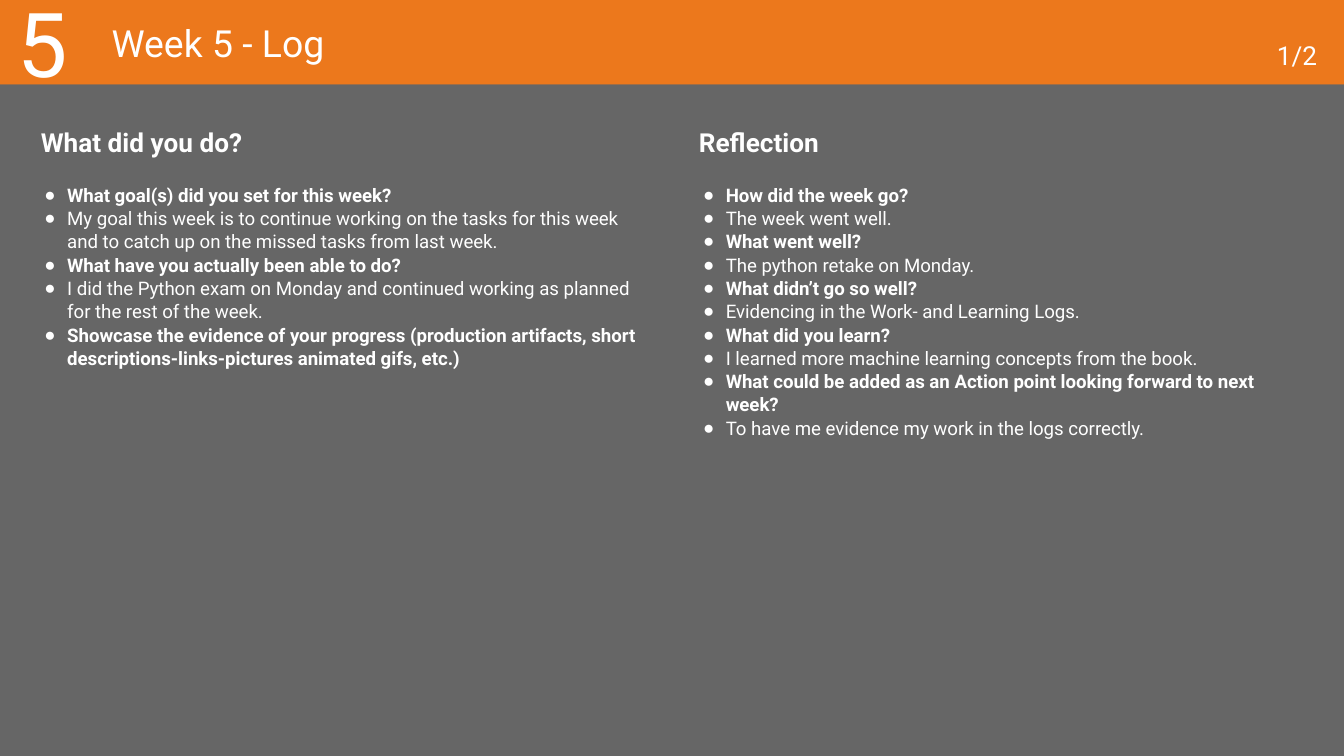
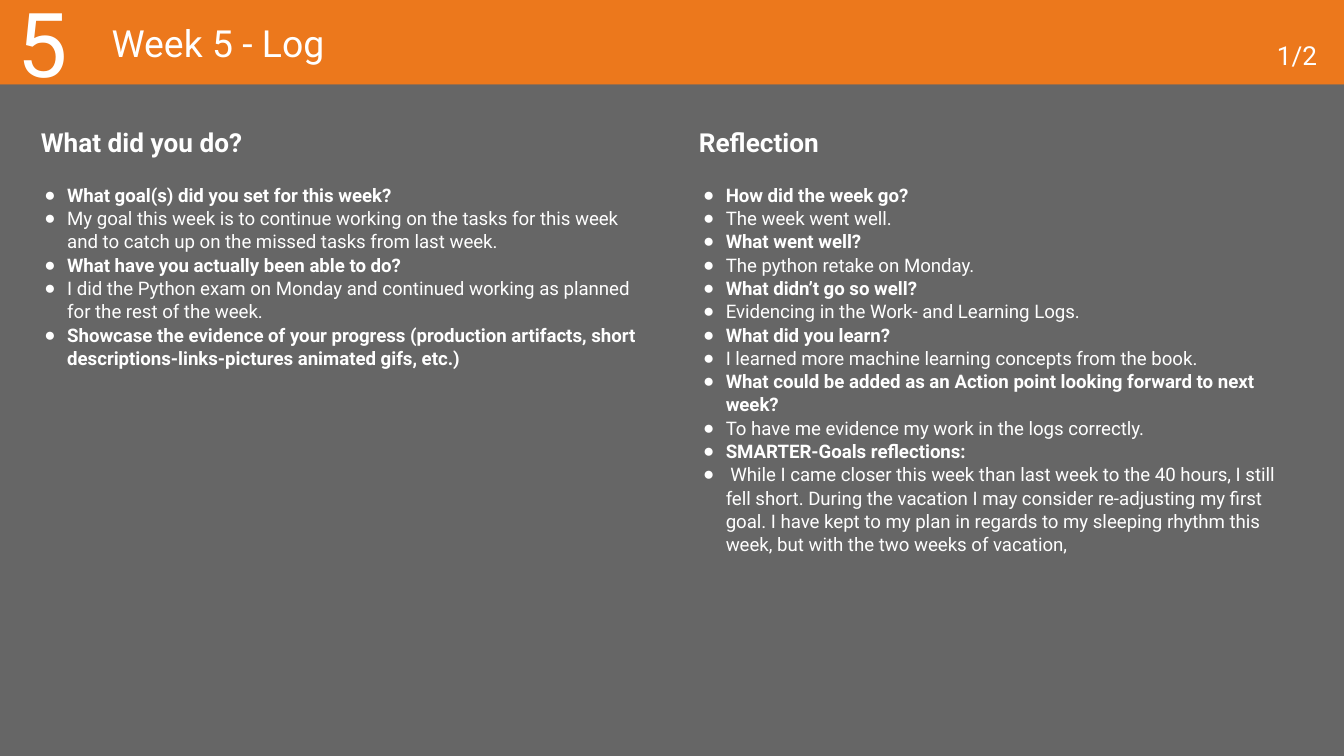
Before and after one commit to MaksBurchard240894/HFG7, a slide deck: slide 17 of Deliverables/Learning Log - Y1B-2024-25_ADSAI.pptx. Drawn at 1344x756 pixels with LibreOffice and Linux fonts; fonts in the diff are those of the drawing. Boxes give left, top, right and bottom in pixels: in the first picture for what was removed or moved away, otherwise in the second. Text is boxed around its words. In the diff, an @@ line names an element or a change of style, - is before the commit and + after.

```diff
--- a/Deliverables/Learning Log - Y1B-2024-25_ADSAI.pptx
+++ b/Deliverables/Learning Log - Y1B-2024-25_ADSAI.pptx
@@ text at [726, 444, 1274, 554]: paragraphs added @@
+● SMARTER-Goals reflections:
+● While I came closer this week than last week to the 40 hours, I still fell short. During the vacation I may consider re-adjusting my first goal. I have kept to my plan in regards to my sleeping rhythm this week, but with the two weeks of vacation,
```
Also in this commit, not shown: 6 other slides changed, 1 other file.
